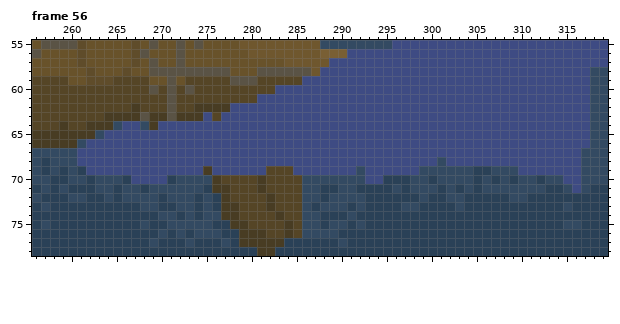
Pixel-art file -- assets/art/end screens/ENDING.aseprite. Above: the version before the commit.
320x180 pixels, 71 frames. Colours within 5 levels of each other are drawn and written as one. Shown: frame 56: x 256..319, y 55..78. The commit also changed other frames or places, which this record leaves out.
New version:
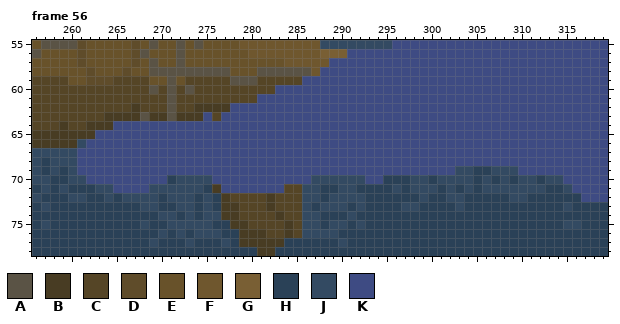
Palette (. is transparent): A #5a5345  B #483c23  C #554526  D #5f4c2a  E #68522a  F #6f572e  G #795f34  H #2a4157  J #334a62  K #3e4b83
Log entry: asd ening 2
Diff:
{"where": "frame 56, layer \"tenticle\""}
{"frame":56,"y":58,"x":318,"old":"JJ","new":"KK"}
{"frame":56,"y":59,"x":318,"old":"JJ","new":"KK"}
{"frame":56,"y":60,"x":318,"old":"JJ","new":"KK"}
{"frame":56,"y":61,"x":318,"old":"JJ","new":"KK"}
{"frame":56,"y":62,"x":318,"old":"JJ","new":"KK"}
{"frame":56,"y":63,"x":318,"old":"JJ","new":"KK"}
{"frame":56,"y":64,"x":265,"old":"J","new":"K"}
{"frame":56,"y":64,"x":268,"old":"JB","new":"KK"}
{"frame":56,"y":64,"x":318,"old":"JJ","new":"KK"}
{"frame":56,"y":65,"x":263,"old":"J","new":"K"}
{"frame":56,"y":65,"x":318,"old":"JJ","new":"KK"}
{"frame":56,"y":66,"x":318,"old":"JJ","new":"KK"}
{"frame":56,"y":67,"x":317,"old":"JJJ","new":"KKK"}
{"frame":56,"y":68,"x":301,"old":"J","new":"K"}
{"frame":56,"y":68,"x":317,"old":"JJJ","new":"KKK"}
{"frame":56,"y":69,"x":261,"old":"H","new":"K"}
{"frame":56,"y":69,"x":275,"old":"B","new":"K"}
{"frame":56,"y":69,"x":282,"old":"CCC","new":"KKK"}
{"frame":56,"y":69,"x":292,"old":"J","new":"K"}
{"frame":56,"y":69,"x":299,"old":"JJJJ","new":"KKKK"}
{"frame":56,"y":69,"x":317,"old":"JJJ","new":"KKK"}
{"frame":56,"y":70,"x":262,"old":"HJJJH","new":"KKKKK"}
{"frame":56,"y":70,"x":276,"old":"BCCCCBCCCCJ","new":"KKKKKKKKKKK"}
{"frame":56,"y":70,"x":317,"old":"JJJ","new":"KKK"}
{"frame":56,"y":71,"x":265,"old":"HJJH","new":"KKKK"}
{"frame":56,"y":71,"x":277,"old":"BCCCBCC","new":"KKKKKKK"}
{"frame":56,"y":71,"x":317,"old":"JHH","new":"KKK"}
{"frame":56,"y":72,"x":317,"old":"HHH","new":"KKK"}
